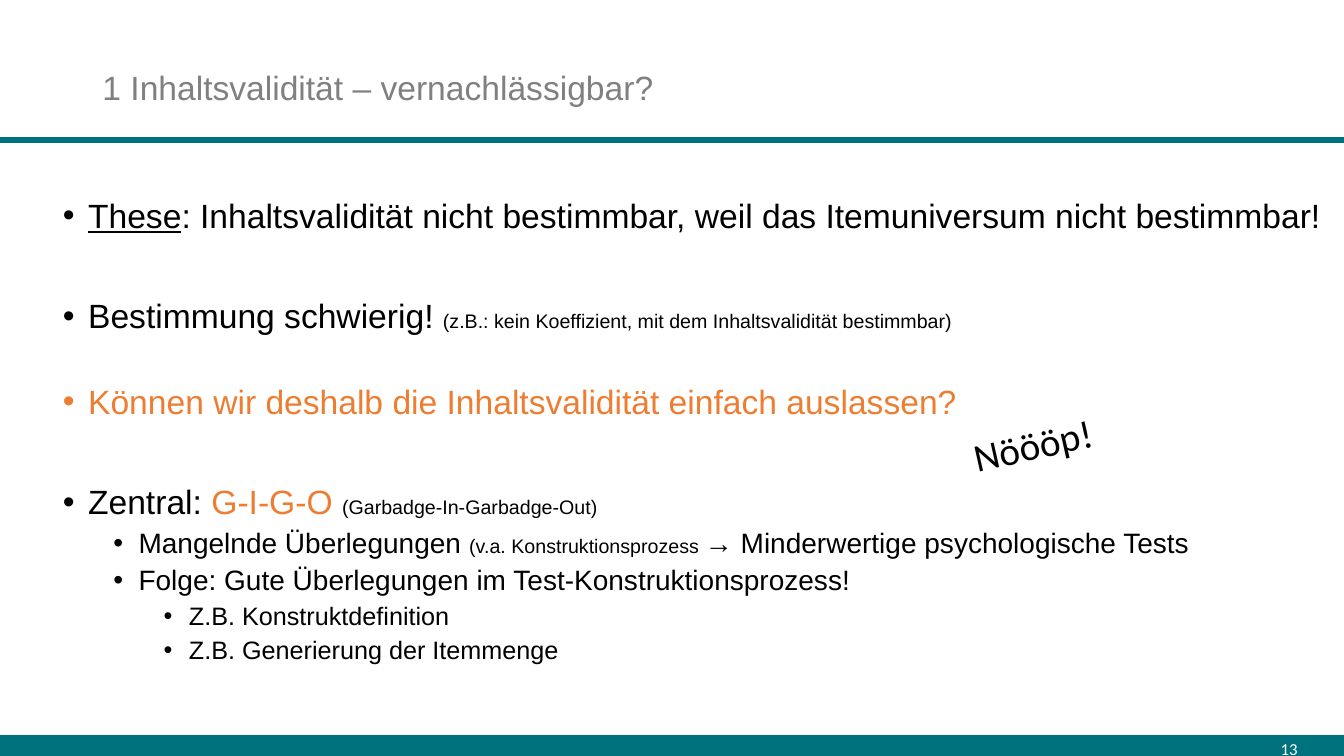
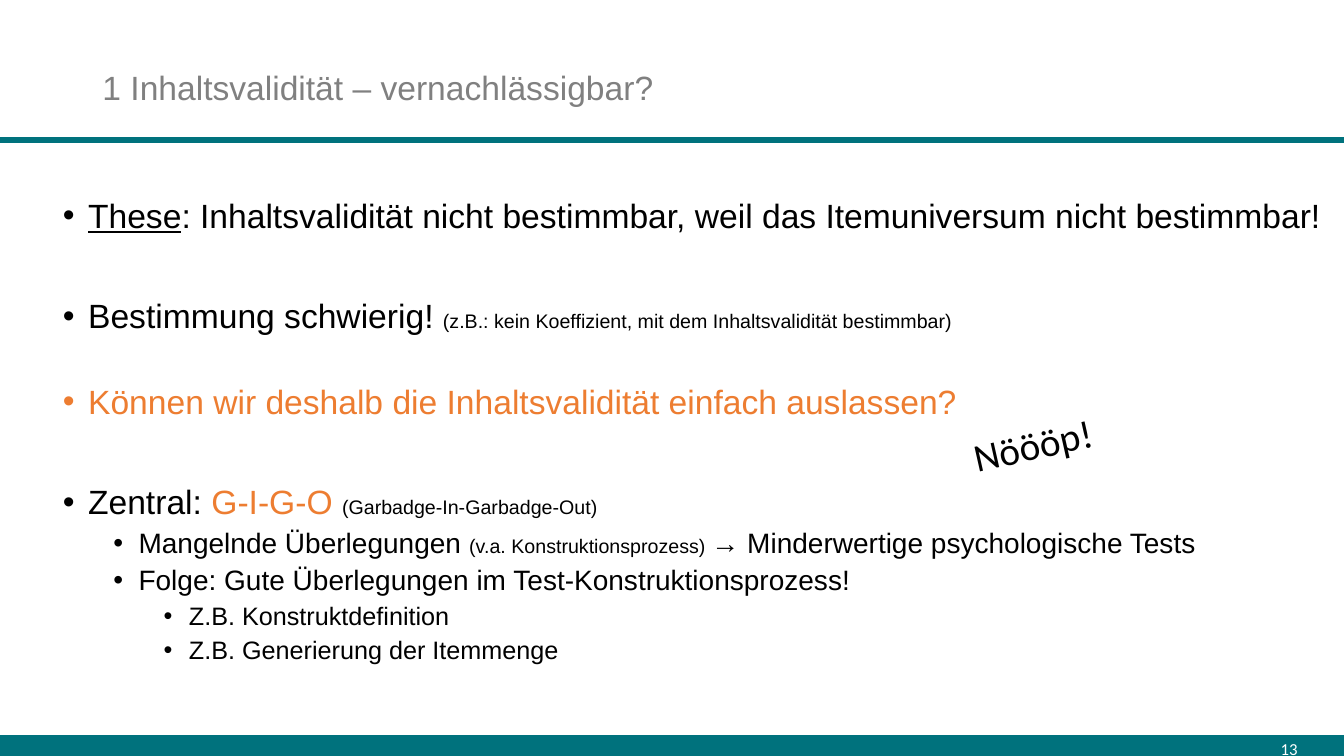
Before and after one commit to sbissantz/testtheory, a slide deck: slide 13 of 11-valid/validity-10.pptx. Drawn at 1344x756 pixels with LibreOffice and Linux fonts; fonts in the diff are those of the drawing. Boxes give left, top, right and bottom in pixels: in the first picture for what was removed or moved away, otherwise in the second. Text is boxed around its words. In the diff, an @@ line names an element or a change of style, - is before the commit and + after.

```diff
--- a/11-valid/validity-10.pptx
+++ b/11-valid/validity-10.pptx
@@ text at <box>139,531,1195,558</box>: text changed @@
-  • Mangelnde Überlegungen (v.a. Konstruktionsprozess → Minderwertige psychologische Tests
+  • Mangelnde Überlegungen (v.a. Konstruktionsprozess) → Minderwertige psychologische Tests
```
Also in this commit, not shown: 8 other slides changed, 1 other file.
